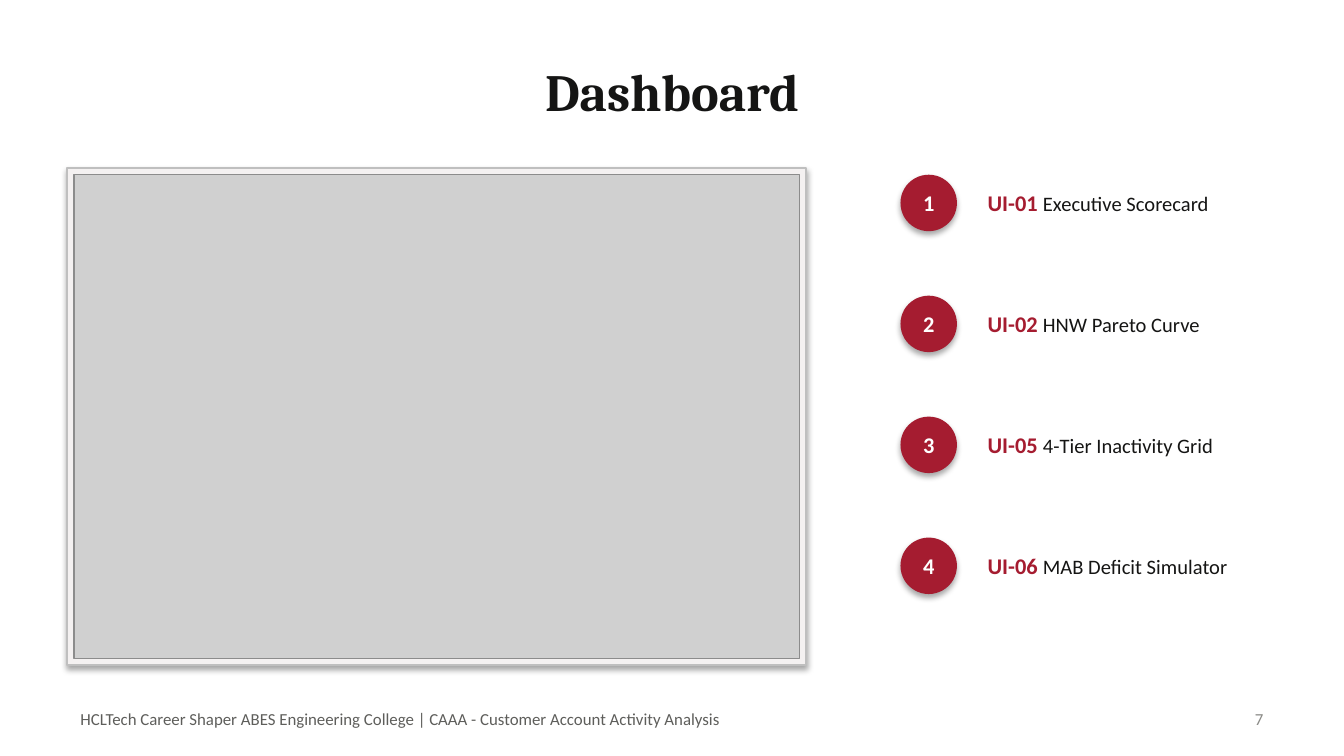
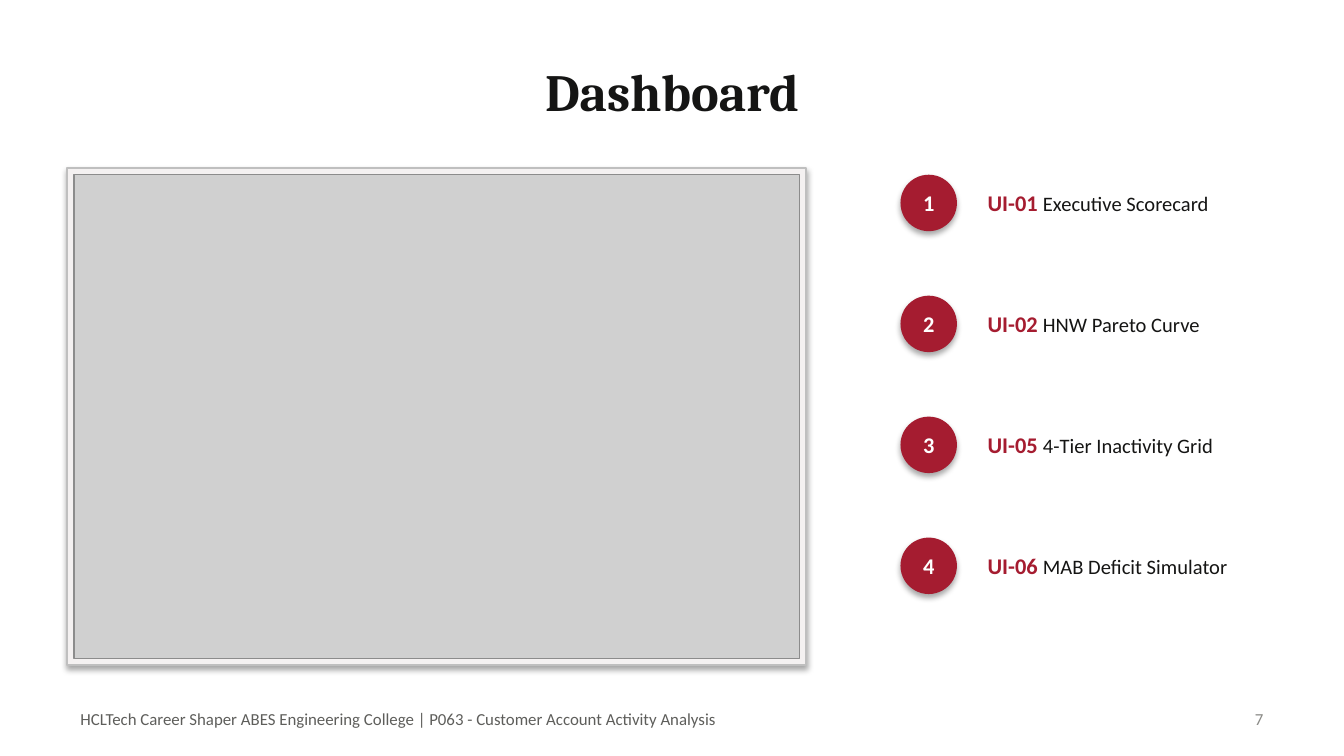
Before and after one commit to DeveshCodes07/Customer-Account-Activity-Analysis, a slide deck: slide 7 of docs/18_CAAA_Presentation.pptx. Drawn at 1344x756 pixels with LibreOffice and Linux fonts; fonts in the diff are those of the drawing; grey boxes stand for pictures. Boxes give left, top, right and bottom in pixels: in the first picture for what was removed or moved away, otherwise in the second. Text is boxed around its words. In the diff, an @@ line names an element or a change of style, - is before the commit and + after.

```diff
--- a/docs/18_CAAA_Presentation.pptx
+++ b/docs/18_CAAA_Presentation.pptx
@@ text at bbox=[80, 713, 716, 728]: text changed @@
-HCLTech Career Shaper ABES Engineering College | CAAA - Customer Account Activity Analysis
+HCLTech Career Shaper ABES Engineering College | P063 - Customer Account Activity Analysis
```
Also in this commit, not shown: 10 other slides changed, 59 other files.
